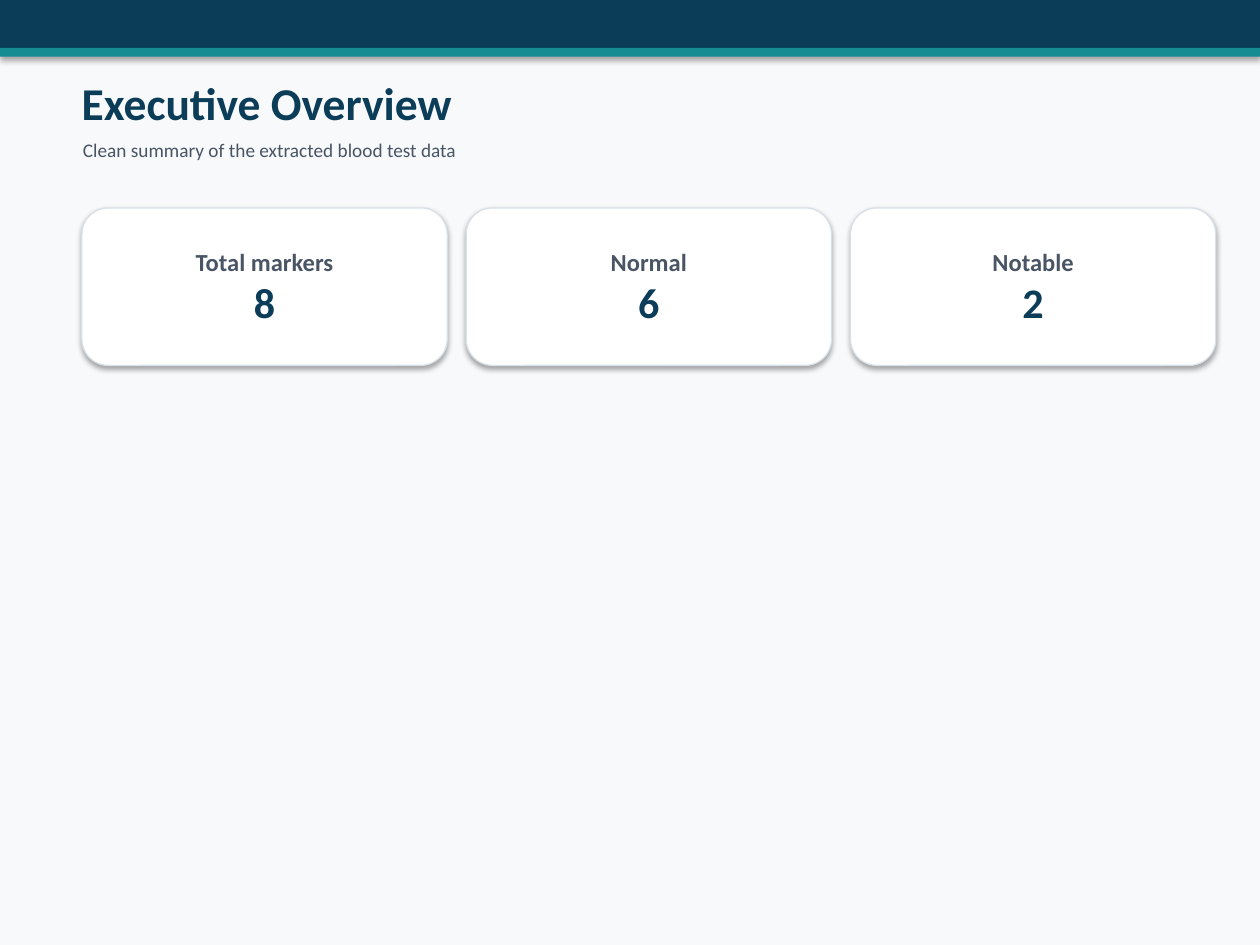
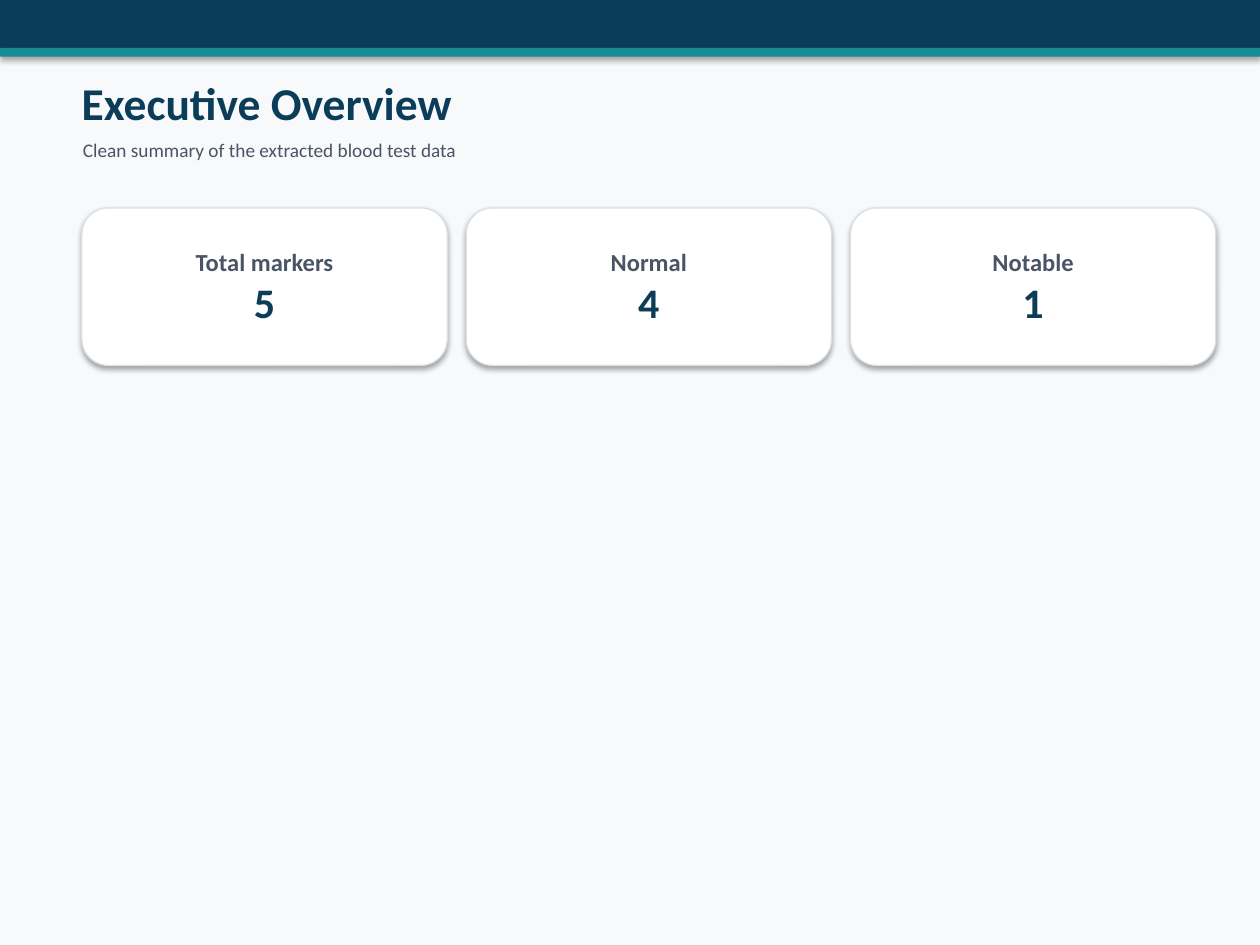
Before and after one commit to Tuna-Safak/isa, a slide deck: slide 2 of output/bloodtest_report.pptx. Drawn at 1260x945 pixels with LibreOffice and Linux fonts; fonts in the diff are those of the drawing. Boxes give left, top, right and bottom in pixels: in the first picture for what was removed or moved away, otherwise in the second. Text is boxed around its words. In the diff, an @@ line names an element or a change of style, - is before the commit and + after.

```diff
--- a/output/bloodtest_report.pptx
+++ b/output/bloodtest_report.pptx
@@ text in rounded rectangle at bbox=[254, 290, 275, 319]: text changed @@
-8
+5
@@ text in rounded rectangle at bbox=[638, 290, 659, 318]: text changed @@
-6
+4
@@ text in rounded rectangle at bbox=[1022, 290, 1043, 318]: text changed @@
-2
+1
```
Also in this commit, not shown: 3 other slides changed, 2 slides added, 1 slide removed, 15 other files.
